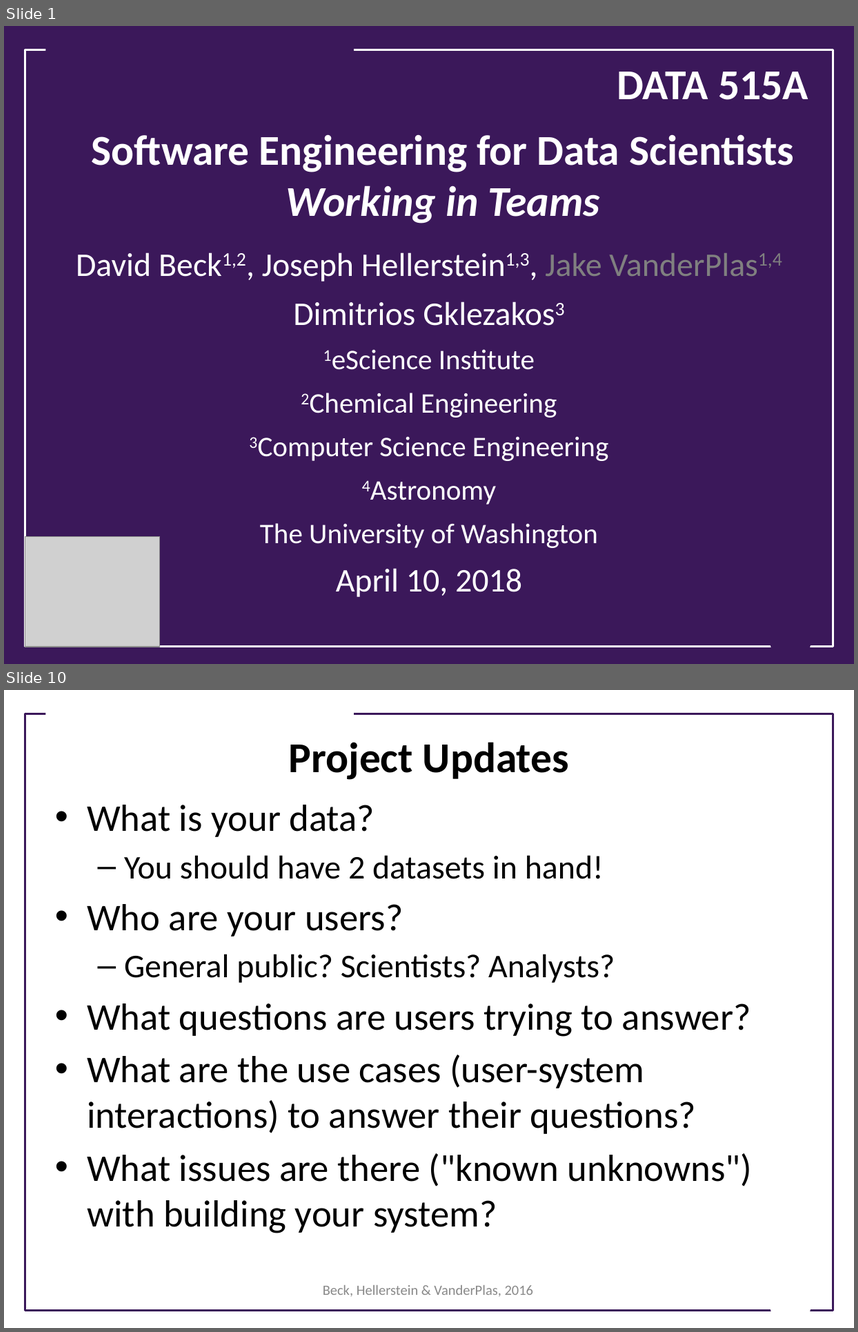
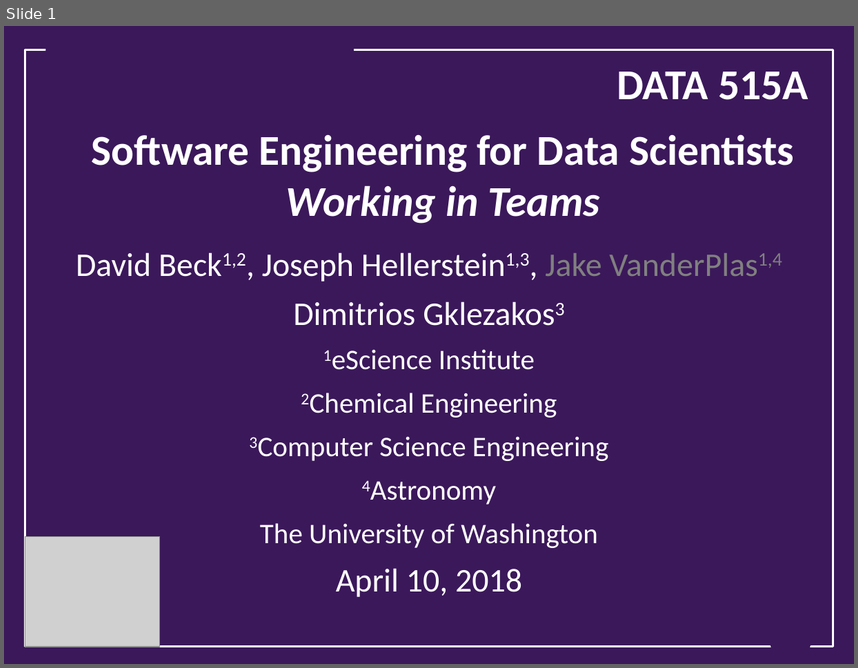
Before and after one commit to UWSEDS/LectureNotes-Spring2018, a slide deck: 03-Working-in-Teams.pptx. Shown one above the other, each under a label of ours: slides 1 and 10 before the commit, slide 1 after it; the slides between them are not shown. The pictures are 858x1332 and 858x668 pixels, drawn with LibreOffice and Linux fonts; fonts in the diff are those of the drawing; grey boxes stand for pictures; background and template pictures are left out. Boxes give left, top, right and bottom in pixels: in the first picture for what was removed or moved away, otherwise in the second. Text is boxed around its words. In the diff, an @@ line names an element or a change of style, - is before the commit and + after.

```diff
--- a/03-Working-in-Teams.pptx
+++ b/03-Working-in-Teams.pptx
@@ slide 10 removed at <box>4,690,854,1328</box>, background #FFFFFF @@
@@ rectangle removed at <box>45,704,353,725</box> @@
@@ rectangle removed at <box>25,713,833,1310</box> @@
@@ title removed at <box>288,742,569,780</box> @@
-Project Updates
@@ text removed at <box>87,805,753,1233</box> @@
-• What is your data?
-  – You should have 2 datasets in hand!
-• Who are your users?
-  – General public? Scientists? Analysts?
-• What questions are users trying to answer?
-• What are the use cases (user-system interactions) to answer their questions?
-• What issues are there ("known unknowns") with building your system?
@@ text removed at <box>323,1285,534,1296</box> @@
-Beck, Hellerstein & VanderPlas, 2016
@@ trapezoid removed at <box>763,1280,818,1317</box> @@
```
Also in this commit, not shown: 17 slides changed, 4 slides added, 5 other slides removed, 1 other file.
